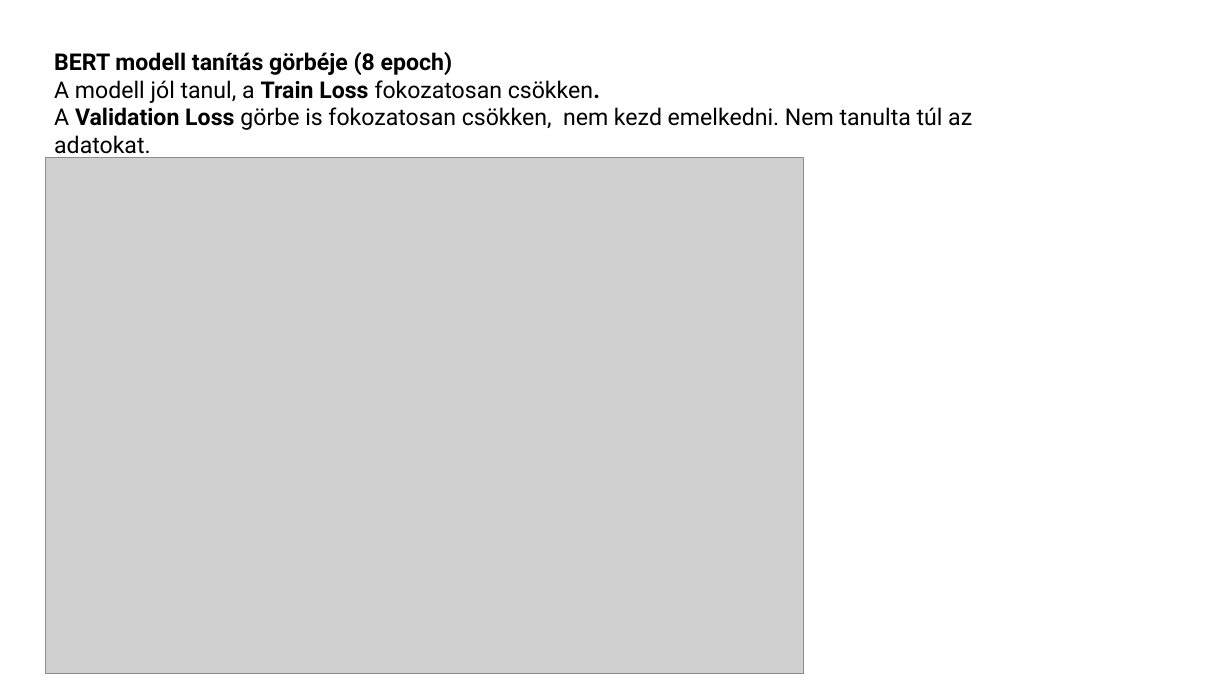
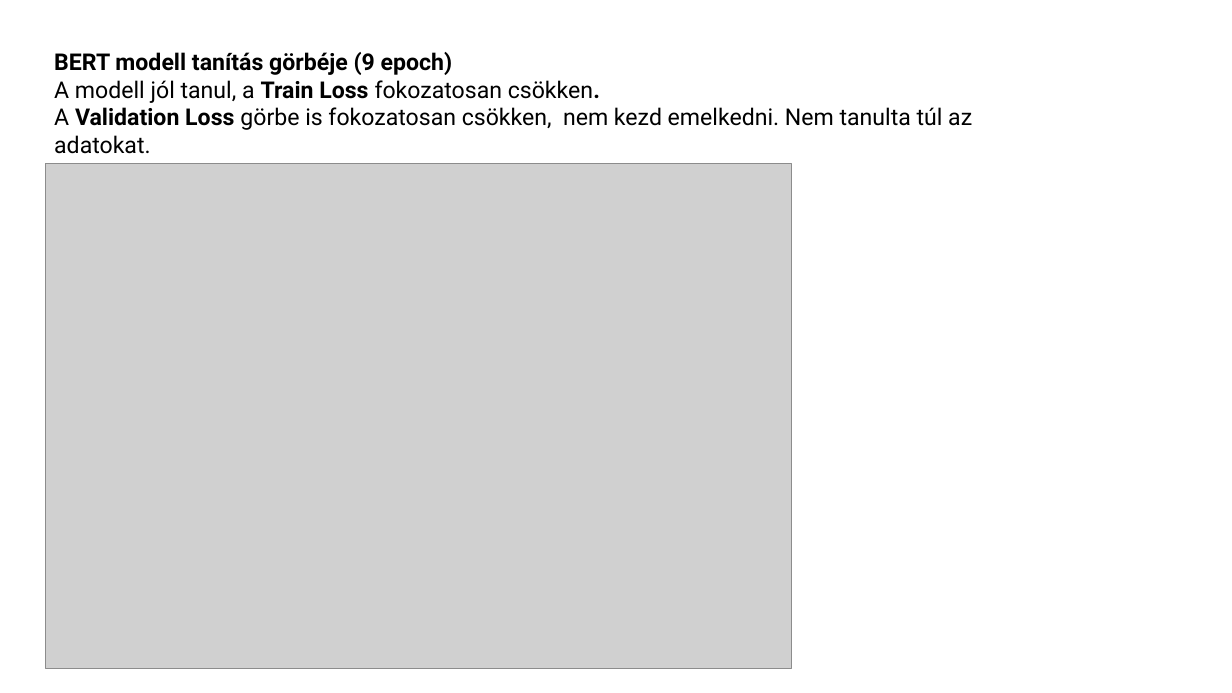
Before and after one commit to minorharpman/erzelemelemzes, a slide deck: slide 6 of Erzelemelemzes.pptx. Drawn at 1232x693 pixels with LibreOffice and Linux fonts; fonts in the diff are those of the drawing; grey boxes stand for pictures. Boxes give left, top, right and bottom in pixels: in the first picture for what was removed or moved away, otherwise in the second. Text is boxed around its words. In the diff, an @@ line names an element or a change of style, - is before the commit and + after.

```diff
--- a/Erzelemelemzes.pptx
+++ b/Erzelemelemzes.pptx
@@ text at bbox=[54, 52, 453, 75]: text changed @@
-BERT modell tanítás görbéje (8 epoch)
+BERT modell tanítás görbéje (9 epoch)
@@ picture: place and size @@
-picture at bbox=[45, 158, 804, 674]
+picture at bbox=[45, 164, 791, 668]
```
Also in this commit, not shown: 4 other slides changed, 4 slides added, 6 slides removed, 1 other file.
